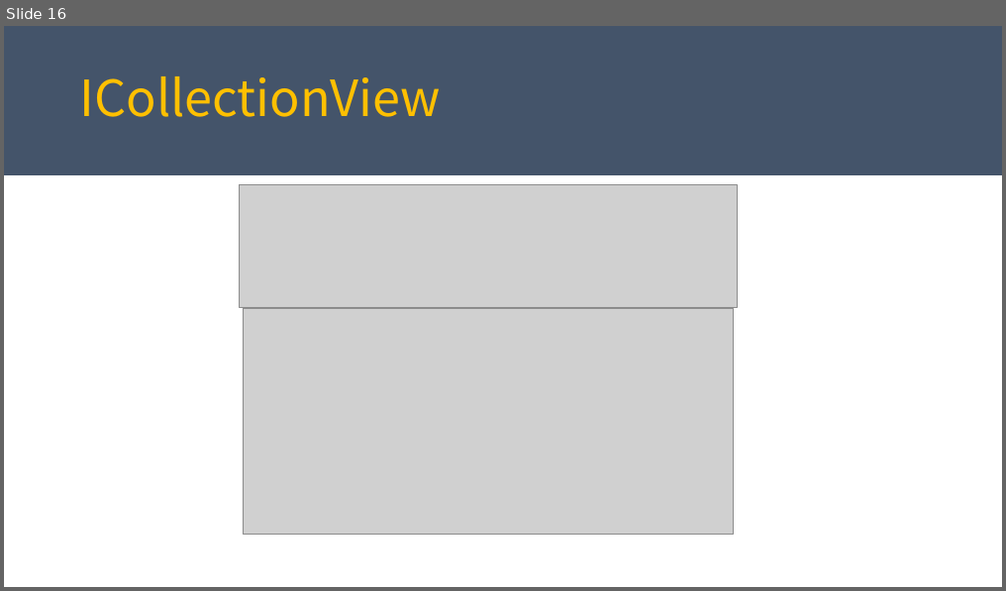
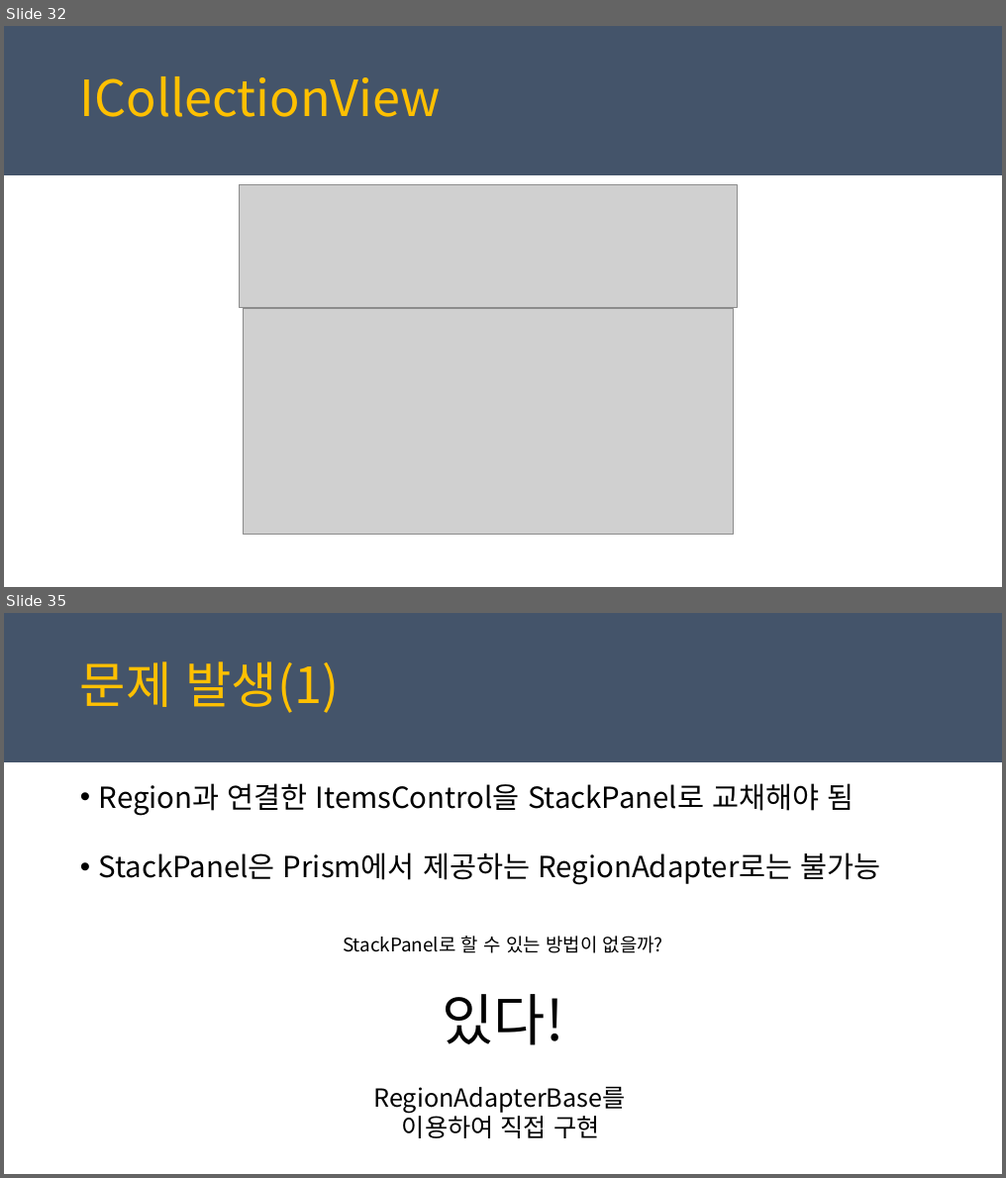
Before and after one commit to juniair/Summary-PPT, a slide deck: PRISM_최종.pptx. Shown one above the other, each under a label of ours: slide 16 before the commit, slides 32 and 35 after it; the slides between them are not shown. The pictures are 1006x591 and 1006x1178 pixels, drawn with LibreOffice and Linux fonts; fonts in the diff are those of the drawing; grey boxes stand for pictures. Boxes give left, top, right and bottom in pixels: in the first picture for what was removed or moved away, otherwise in the second. Text is boxed around its words. In the diff, an @@ line names an element or a change of style, - is before the commit and + after.

```diff
--- a/PRISM_최종.pptx
+++ b/PRISM_최종.pptx
@@ slide 35 added at (4,613,1002,1174), background #FFFFFF; not listed: 1 template element that a slide beside it also shows @@
@@ text added at (80,662,340,713), 48 pt, text #FFC000 @@
+문제 발생(1)
@@ text added at (99,783,881,885), 28 pt, text #000000 @@
+• Region과 연결한 ItemsControl을 StackPanel로 교채해야 됨
+• StackPanel은 Prism에서 제공하는 RegionAdapter로는 불가능
@@ text added at (343,936,663,1139), 24 pt, text #000000 @@
+StackPanel로 할 수 있는 방법이 없을까?
+있다!
+RegionAdapterBase를
+이용하여 직접 구현
@@ what was slide 16 is now slide 32 @@
```
Also in this commit, not shown: 7 slides changed, 27 other slides added, 3 slides removed, 3 other files.
